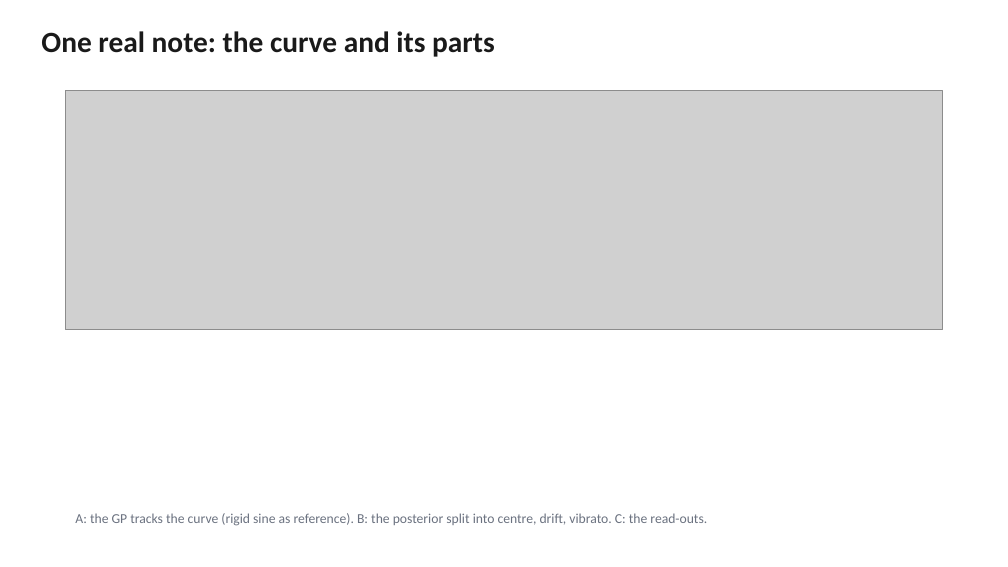
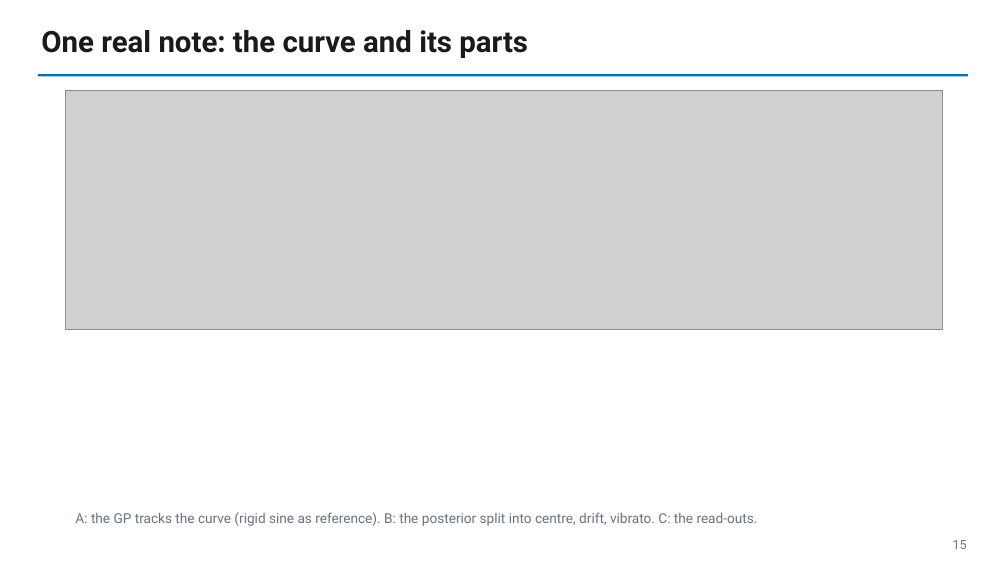
Before and after one commit to raylalang/score-bundle, a slide deck: slide 15 of docs/slides/deck_week.pptx. Drawn at 1008x567 pixels with LibreOffice and Linux fonts; fonts in the diff are those of the drawing; grey boxes stand for pictures. Boxes give left, top, right and bottom in pixels: in the first picture for what was removed or moved away, otherwise in the second. Text is boxed around its words. In the diff, an @@ line names an element or a change of style, - is before the commit and + after.

```diff
--- a/docs/slides/deck_week.pptx
+++ b/docs/slides/deck_week.pptx
@@ text "One real note: the curve ..." at (x1=41, y1=30, x2=528, y2=58): font Calibri to Roboto @@
@@ rectangle added at (x1=38, y1=74, x2=968, y2=76), fill #0072B2 @@
@@ text "A: the GP tracks the ..." at (x1=75, y1=512, x2=758, y2=526): font Calibri to Roboto @@
@@ text added at (x1=953, y1=540, x2=967, y2=549), 12 pt, text #6B7280 @@
+15
```
Also in this commit, not shown: 21 other slides changed, 1 other file.
